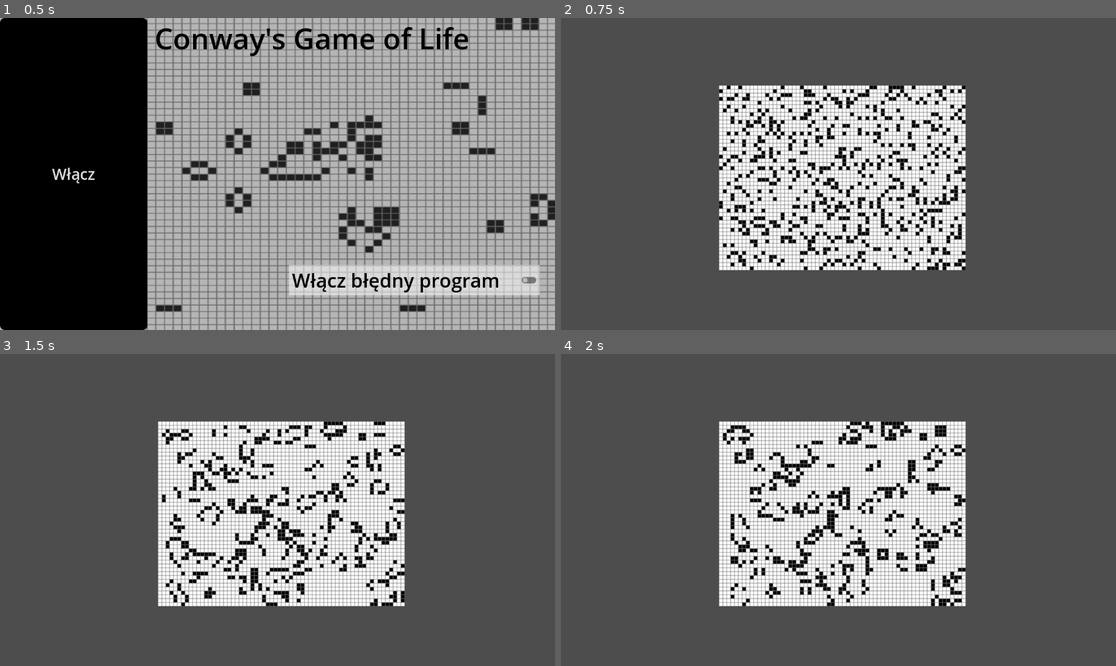
Above: before the commit, frames 1-4 (two rows, left to right).
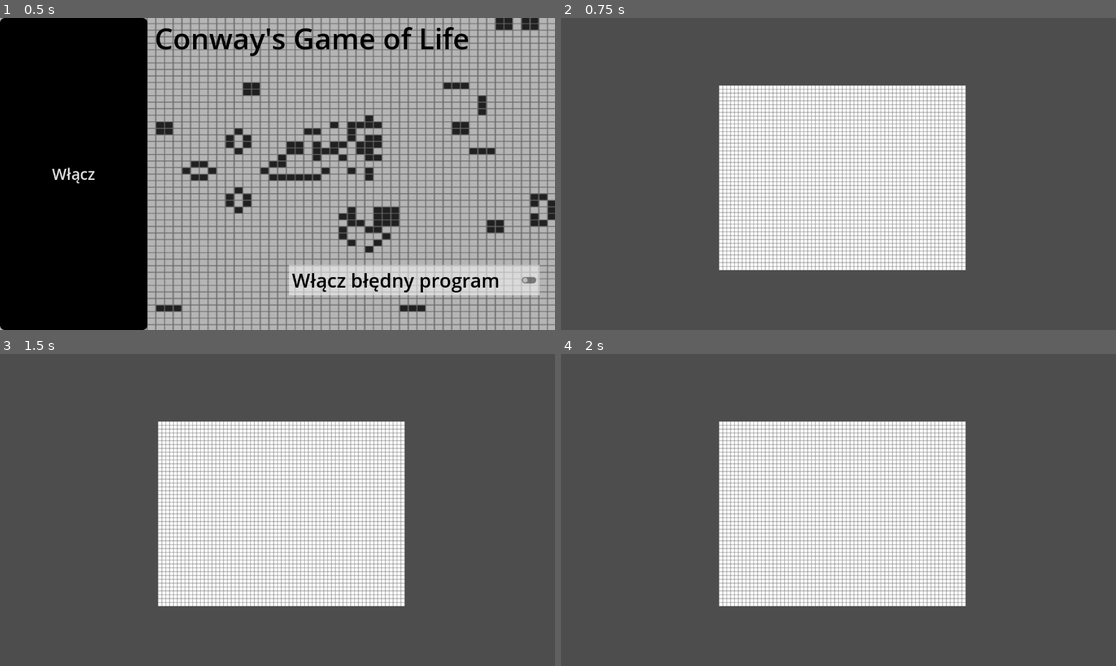
Above: after the commit, the same moments.

Repository: Virik12/Game-of-life
Game: Godot game, scene res://scenes/mainmenu.tscn
Same seed, same stepped clock (60 frames per second), same inputs: the game is played once before the commit and once after it.
Inputs (mouse positions are in pixels of both pictures, inside the frame that each line leads up to):
- Up to frame 1 (0.5 s): no input
- Up to frame 2 (0.75 s): click "Włącz" at 0.5 s
- Up to frame 3 (1.5 s): tap Enter at 1.25 s; move the mouse to (399, 494) at 1.27 s; hold Space (dalej) from 1.28 s (still down)
- Up to frame 4 (2 s): keep holding Space (dalej); right-click (960, 494) at 1.55 s

Frame 1 is identical in both runs. In frame 2, 6.1% of the frame differs, in the area x 28-73%, y 21-81%; in frame 3, 5.2%; in frame 4, 5.0%.

Commit message:
spałem 2 godziny

Diff:
--- a/project.godot
+++ b/project.godot
@@ -49,6 +49,11 @@
 "events": [Object(InputEventMouseButton,"resource_local_to_scene":false,"resource_name":"","device":-1,"window_id":0,"a …(253 unchanged characters)…
 ]
 }
+"1 dalej"={
+"deadzone": 0.5,
+"events": [Object(InputEventKey,"resource_local_to_scene":false,"resource_name":"","device":-1,"window_id":0,"alt_pressed":false,"shift_pressed":false,"ctrl_pressed":false,"meta_pressed":false,"pressed":false,"keycode":0,"physical_keycode":4194328,"key_label":0,"unicode":0,"location":0,"echo":false,"script":null)
+]
+}
 
 [rendering]
 
--- a/script/tile_map_layer.gd
+++ b/script/tile_map_layer.gd
@@ -2,7 +2,7 @@
 
 const GAMESIZEX = 64
 const GAMESIZEY = 48
-const CHANCE = 20
+const CHANCE = 00
 const GAMESPEED = 1
 var BłĘDNY_PROGRAM
 
@@ -84,12 +84,22 @@
 	if Input.is_action_pressed("dalej"):
 		#bad_simulation()
 		simulation()
-		pass
+
+
+	if Input.is_action_just_pressed("1 dalej"):
+		simulation()
 
 	if Input.is_action_just_pressed("right_click"):
 		var mouse_possition:Vector2
 		mouse_possition=get_global_mouse_position()
 		mouse_possition=mouse_possition/16
-		mouse_possition.x -= 1
-		mouse_possition.y -= 1
-		set_cell_blackV2(mouse_possition)
+		if mouse_possition.x<0:
+			mouse_possition.x -= 1
+		if mouse_possition.y<0:
+			mouse_possition.y -= 1
+
+		var temp:Vector2 = get_cell_atlas_coords(mouse_possition)
+		if temp.y == 1:
+			set_cell_blackV2(mouse_possition)
+		else:
+			set_cell_whiteV2(mouse_possition)
